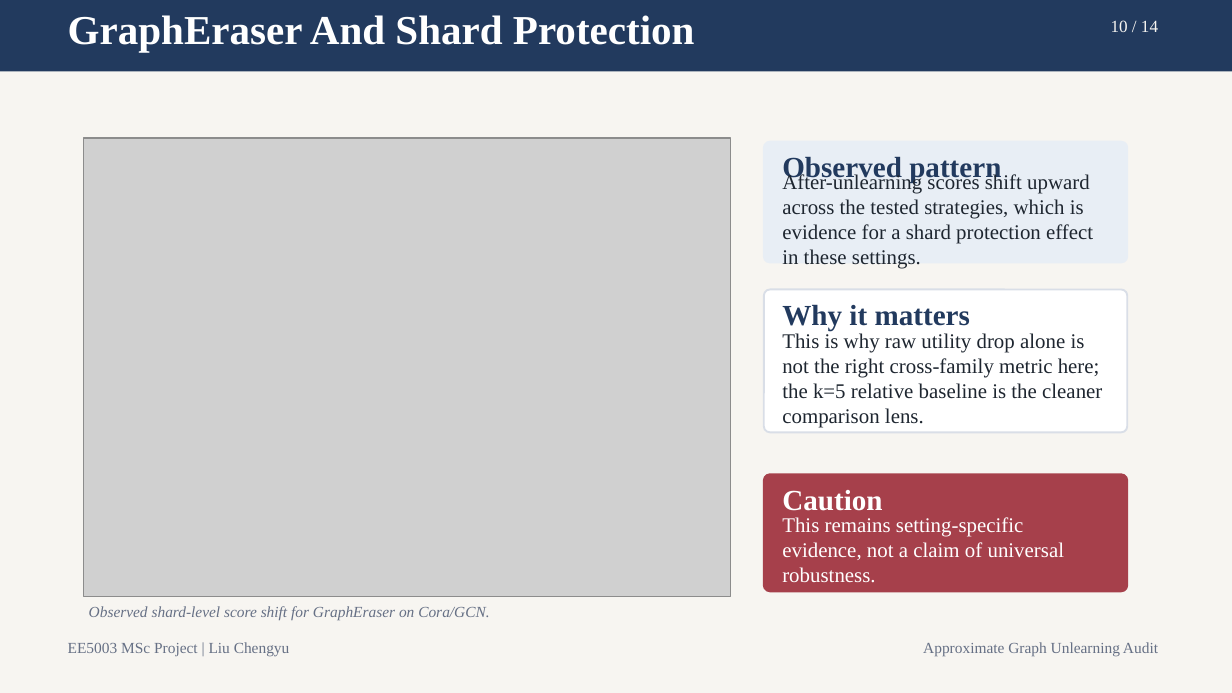
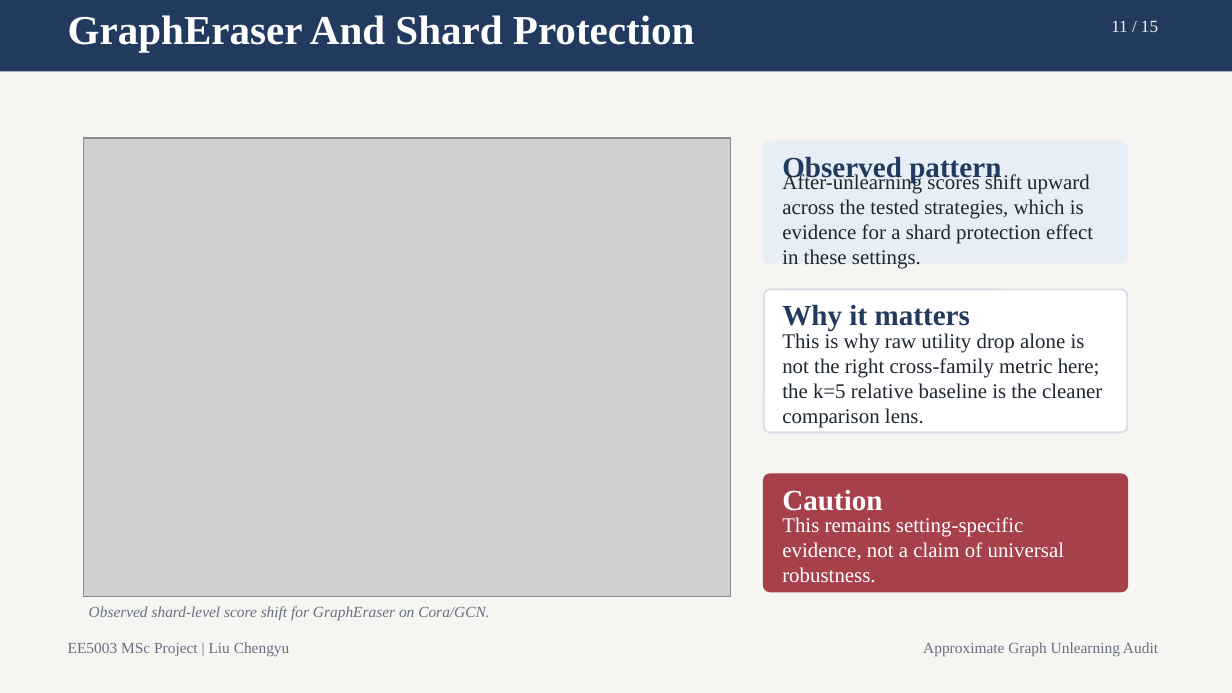
Before and after one commit to lelelelelelelelelelelelele/OpenGU, a slide deck: slide 11 of GULib-master/report/0417_5003report/ppt/out-test/final_15min_defense.pptx (slide 10 before the commit). Drawn at 1232x693 pixels with LibreOffice and Linux fonts; fonts in the diff are those of the drawing; grey boxes stand for pictures. Boxes give left, top, right and bottom in pixels: in the first picture for what was removed or moved away, otherwise in the second. Text is boxed around its words. In the diff, an @@ line names an element or a change of style, - is before the commit and + after.

```diff
--- a/GULib-master/report/0417_5003report/ppt/out-test/final_15min_defense.pptx
+++ b/GULib-master/report/0417_5003report/ppt/out-test/final_15min_defense.pptx
@@ text at <box>1111,20,1158,32</box>: text changed @@
-10 / 14
+11 / 15
```
Also in this commit, not shown: 12 other slides changed, 1 slide added, 6 other files.
